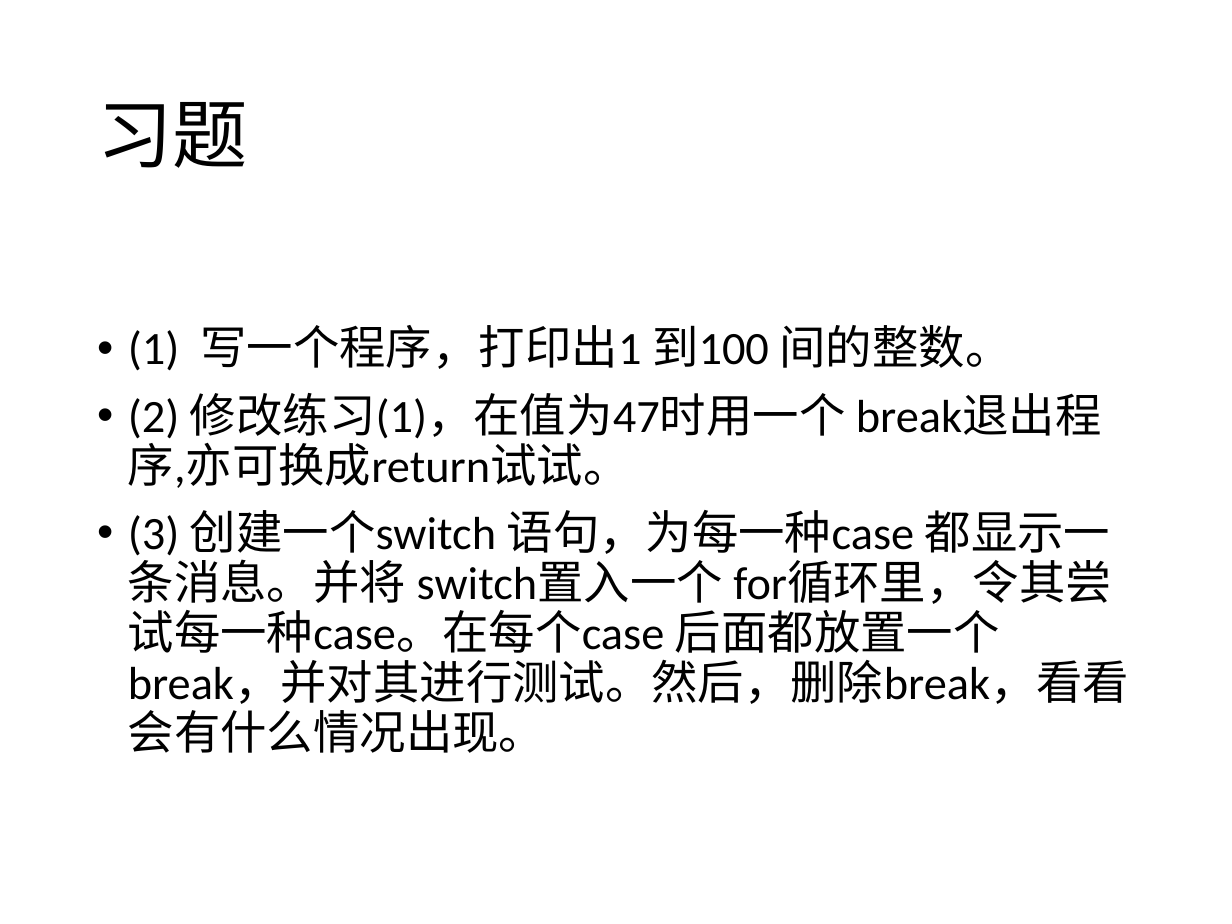
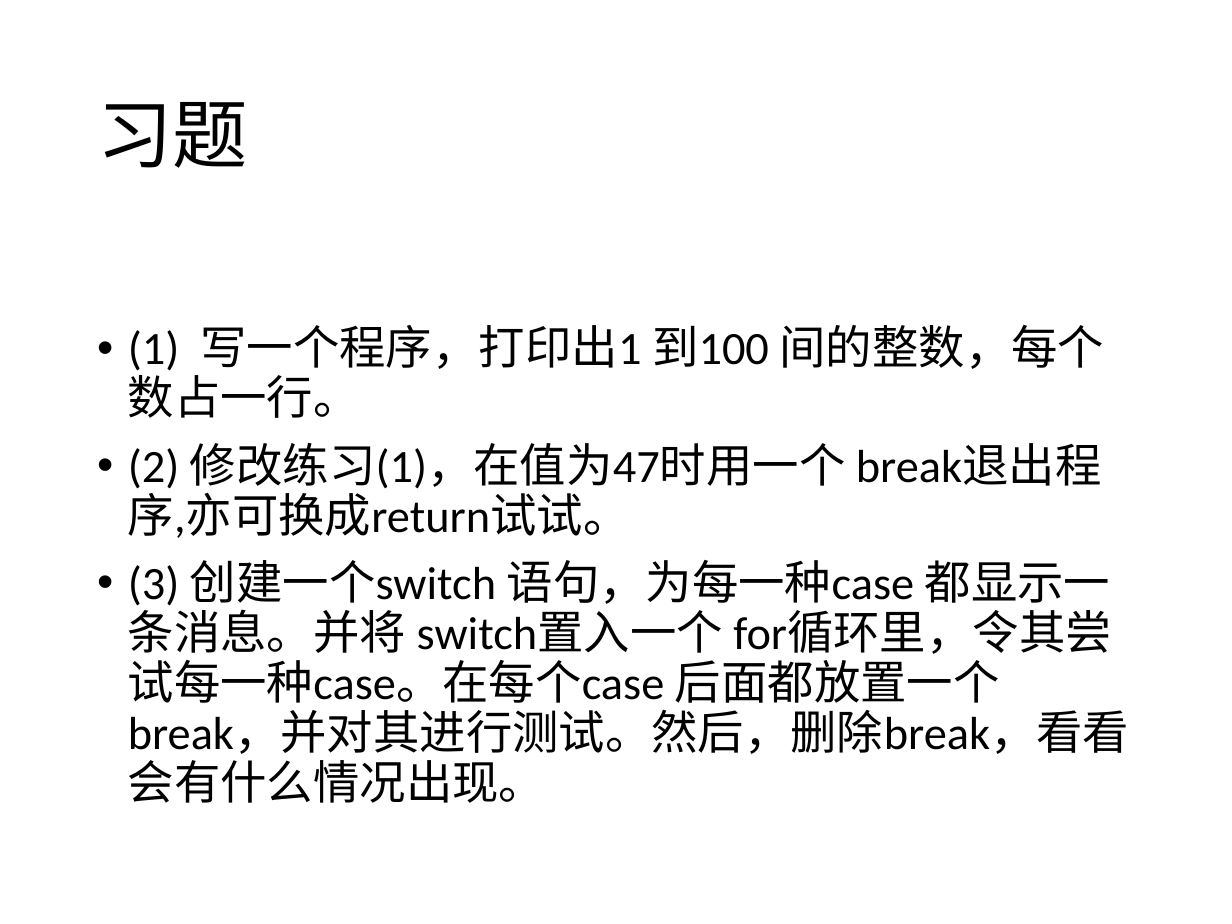
Before and after one commit to zhinan18/test, a slide deck: slide 10 of flash.pptx. Drawn at 1232x924 pixels with LibreOffice and Linux fonts; fonts in the diff are those of the drawing. Boxes give left, top, right and bottom in pixels: in the first picture for what was removed or moved away, otherwise in the second. Text is boxed around its words. In the diff, an @@ line names an element or a change of style, - is before the commit and + after.

```diff
--- a/flash.pptx
+++ b/flash.pptx
@@ text at (128, 325, 1105, 418): text changed @@
-• (1) 写一个程序，打印出1 到100 间的整数。
+• (1) 写一个程序，打印出1 到100 间的整数，每个数占一行。
```
Also in this commit, not shown: 2 other slides changed, 5 other files.
